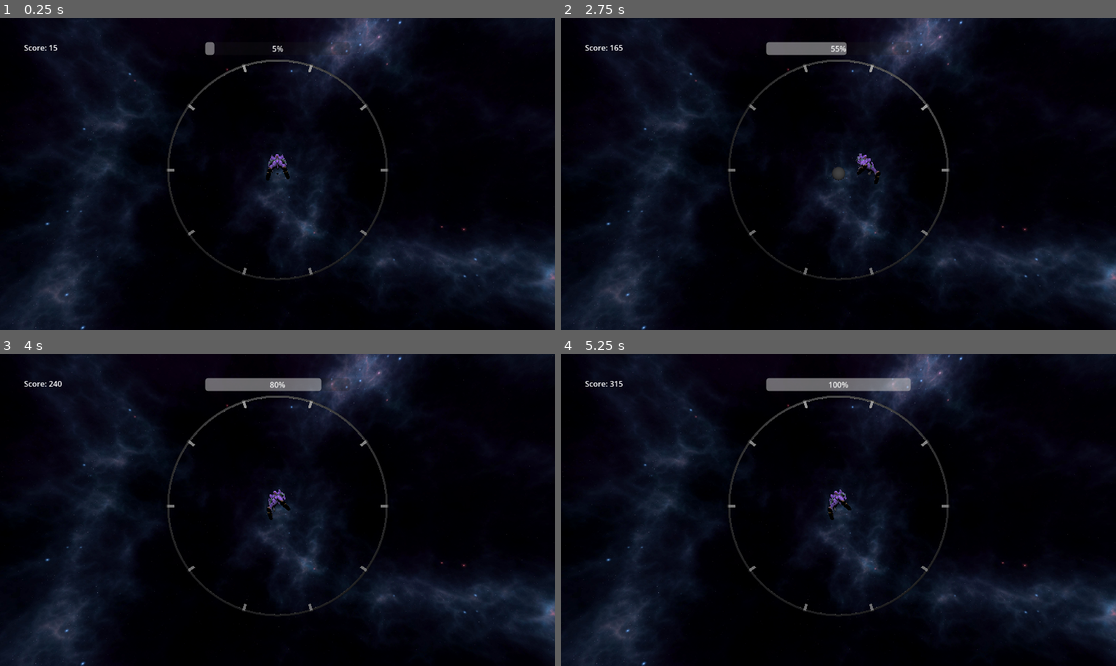
Above: before the commit, frames 1-4 (two rows, left to right).
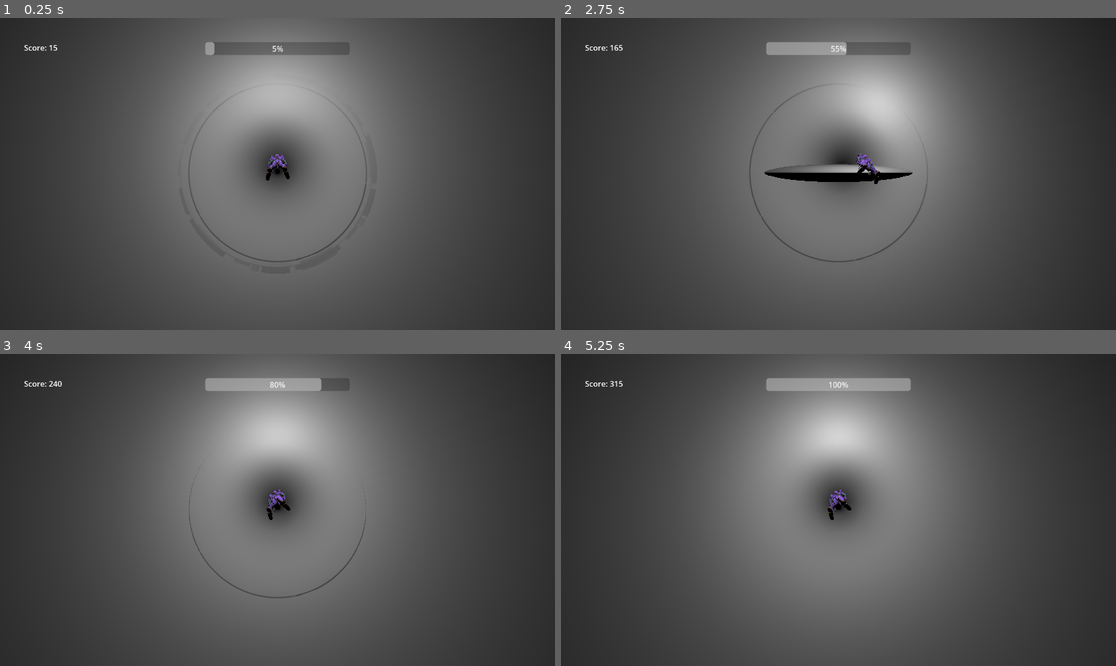
Above: after the commit, the same moments.

Repository: ryukinouu/Stellar-Requiem
Game: Godot game, scene res://Game/Scenes/Level.tscn
Two runs of this game, one before a commit and one after it. Both use one fixed random seed, a clock stepped at 60 frames per second and the inputs below.
Inputs:
- Up to frame 1 (0.25 s): no input
- Up to frame 2 (2.75 s): hold D (right) 0.53-1.28 s; hold A (left) 1.28-2.03 s; hold D (right) from 2.03 s (still down)
- Up to frame 3 (4 s): release D (right) at 3.53 s; hold A (left) from 3.53 s (still down)
- Up to frame 4 (5.25 s): keep holding A (left)

The runs differ from the first frame. In frame 1, 99% of the frame differs, in the area x 0-100%, y 0-100%; in frame 2, 98%; in frame 3, 99%; in frame 4, 99%.

Commit message:
updates

Diff:
--- /dev/null
+++ b/Assets/Materials/HoverNote.tres
@@ -0,0 +1,35 @@
+[gd_resource type="ShaderMaterial" load_steps=8 format=3 uid="uid://dxbredb5rqo4o"]
+
+[ext_resource type="Shader" path="res://Assets/Shaders/Star.gdshader" id="1_4sj2w"]
+
+[sub_resource type="FastNoiseLite" id="FastNoiseLite_v5mw6"]
+
+[sub_resource type="NoiseTexture2D" id="NoiseTexture2D_tqcm0"]
+in_3d_space = true
+noise = SubResource("FastNoiseLite_v5mw6")
+
+[sub_resource type="FastNoiseLite" id="FastNoiseLite_fy6ov"]
+
+[sub_resource type="NoiseTexture2D" id="NoiseTexture2D_v0urq"]
+seamless = true
+noise = SubResource("FastNoiseLite_fy6ov")
+
+[sub_resource type="FastNoiseLite" id="FastNoiseLite_i16r5"]
+seed = 3
+
+[sub_resource type="NoiseTexture2D" id="NoiseTexture2D_db3sb"]
+seamless = true
+noise = SubResource("FastNoiseLite_i16r5")
+
+[resource]
+render_priority = 0
+shader = ExtResource("1_4sj2w")
+shader_parameter/distortion_factor = 0.1
+shader_parameter/distortion_speed = 0.05
+shader_parameter/saturation = 0.5
+shader_parameter/pulse_rate = 4.0
+shader_parameter/pulse_intensity = 0.04
+shader_parameter/opacity = 0.01
+shader_parameter/albedo_tex = SubResource("NoiseTexture2D_tqcm0")
+shader_parameter/noise_tex_1 = SubResource("NoiseTexture2D_v0urq")
+shader_parameter/noise_tex_2 = SubResource("NoiseTexture2D_db3sb")
--- /dev/null
+++ b/Assets/Meshes/HoverNote.tres
@@ -0,0 +1,7 @@
+[gd_resource type="SphereMesh" load_steps=2 format=3 uid="uid://jyaeck3p4we6"]
+
+[ext_resource type="Material" uid="uid://dxbredb5rqo4o" path="res://Assets/Materials/HoverNote.tres" id="1_phaig"]
+
+[resource]
+material = ExtResource("1_phaig")
+radius = 10.0
--- /dev/null
+++ b/Assets/Shaders/Decal.gdshader
@@ -0,0 +1,11 @@
+shader_type spatial;
+render_mode blend_mix; // Use the appropriate blend mode for transparency
+
+uniform float transparency : hint_range(0.0, 1.0) = 0.05;
+uniform sampler2D albedo_texture;
+
+void fragment() {
+    vec4 texcolor = texture(albedo_texture, UV);
+    ALBEDO = texcolor.rgb;
+    ALPHA = texcolor.a * transparency; // Apply transparency
+}
--- a/Game/Scenes/HoverNote.tscn
+++ b/Game/Scenes/HoverNote.tscn
@@ -1,42 +1,12 @@
-[gd_scene load_steps=10 format=3 uid="uid://cjahidltf0whj"]
+[gd_scene load_steps=3 format=3 uid="uid://cjahidltf0whj"]
 
-[ext_resource type="Shader" path="res://Assets/Shaders/Star.gdshader" id="1_dns1t"]
-[ext_resource type="Texture2D" uid="uid://u5slbx6d68oe" path="res://Assets/Textures/Sun.jpg" id="2_e7oob"]
-
-[sub_resource type="FastNoiseLite" id="FastNoiseLite_fy6ov"]
-
-[sub_resource type="NoiseTexture2D" id="NoiseTexture2D_v0urq"]
-seamless = true
-noise = SubResource("FastNoiseLite_fy6ov")
-
-[sub_resource type="FastNoiseLite" id="FastNoiseLite_i16r5"]
-seed = 3
-
-[sub_resource type="NoiseTexture2D" id="NoiseTexture2D_db3sb"]
-seamless = true
-noise = SubResource("FastNoiseLite_i16r5")
-
-[sub_resource type="ShaderMaterial" id="ShaderMaterial_1w5gr"]
-render_priority = 0
-shader = ExtResource("1_dns1t")
-shader_parameter/distortion_factor = 0.1
-shader_parameter/distortion_speed = 0.05
-shader_parameter/saturation = 5.0
-shader_parameter/pulse_rate = 4.0
-shader_parameter/pulse_intensity = 0.04
-shader_parameter/opacity = 0.8
-shader_parameter/albedo_tex = ExtResource("2_e7oob")
-shader_parameter/noise_tex_1 = SubResource("NoiseTexture2D_v0urq")
-shader_parameter/noise_tex_2 = SubResource("NoiseTexture2D_db3sb")
-
-[sub_resource type="SphereMesh" id="SphereMesh_8vc2y"]
-material = SubResource("ShaderMaterial_1w5gr")
+[ext_resource type="SphereMesh" uid="uid://jyaeck3p4we6" path="res://Assets/Meshes/HoverNote.tres" id="1_lswj7"]
 
 [sub_resource type="BoxShape3D" id="BoxShape3D_osi20"]
 
 [node name="Note" type="MeshInstance3D"]
 transform = Transform3D(1.5, 0, 0, 0, 1.5, 0, 0, 0, 1.5, 0, 0, 0)
-mesh = SubResource("SphereMesh_8vc2y")
+mesh = ExtResource("1_lswj7")
 skeleton = NodePath("../../Circle")
 
 [node name="Area3D" type="Area3D" parent="."]
--- a/Game/Scenes/Level.tscn
+++ b/Game/Scenes/Level.tscn
@@ -1,14 +1,24 @@
-[gd_scene load_steps=15 format=3 uid="uid://o1qxbywubsux"]
-
-[ext_resource type="Texture2D" uid="uid://dqh654tvv5ikc" path="res://Assets/Skybox/1.jpg" id="1_uqeln"]
+[gd_scene load_steps=26 format=3 uid="uid://o1qxbywubsux"]
+
 [ext_resource type="Script" path="res://Game/Scripts/Level.gd" id="1_wqrga"]
 [ext_resource type="PackedScene" uid="uid://diw82ehqh1dy5" path="res://Game/Scenes/Character.tscn" id="2_30aq7"]
 [ext_resource type="AudioStream" uid="uid://csadd38qiwpky" path="res://Assets/Music/Tutorial.wav" id="2_luk3l"]
+[ext_resource type="Material" uid="uid://dxbredb5rqo4o" path="res://Assets/Materials/HoverNote.tres" id="2_uknqg"]
+[ext_resource type="Texture2D" uid="uid://b7q0p7rlyyfjv" path="res://Assets/Skybox/2.jpg" id="3_nl34o"]
 [ext_resource type="PackedScene" uid="uid://cjahidltf0whj" path="res://Game/Scenes/HoverNote.tscn" id="4_wmlvo"]
 [ext_resource type="PackedScene" uid="uid://3w1iq85v6hsa" path="res://Game/Scenes/UI.tscn" id="5_5lkjn"]
+[ext_resource type="Shader" path="res://Assets/Shaders/Decal.gdshader" id="5_neosn"]
+[ext_resource type="Texture2D" uid="uid://vrgh3ax3ec1q" path="res://Assets/Textures/Circle/Asset_6.png" id="6_pw4ar"]
+[ext_resource type="Texture2D" uid="uid://d0f1cb5qjjoky" path="res://Assets/Textures/Circle/Asset_22.png" id="7_py85o"]
+[ext_resource type="Texture2D" uid="uid://dsaci7adhg1j6" path="res://Assets/Textures/Circle/Asset_25.png" id="8_etpo5"]
+
+[sub_resource type="TorusMesh" id="TorusMesh_x1ybk"]
+material = ExtResource("2_uknqg")
+inner_radius = 20.921
+outer_radius = 0.01
 
 [sub_resource type="PanoramaSkyMaterial" id="PanoramaSkyMaterial_momxu"]
-panorama = ExtResource("1_uqeln")
+panorama = ExtResource("3_nl34o")
 
 [sub_resource type="Sky" id="Sky_mtgcp"]
 sky_material = SubResource("PanoramaSkyMaterial_momxu")
@@ -17,9 +27,36 @@
 background_mode = 2
 sky = SubResource("Sky_mtgcp")
 
-[sub_resource type="TorusMesh" id="TorusMesh_5yhs3"]
-inner_radius = 1.0
-outer_radius = 1.02
+[sub_resource type="ShaderMaterial" id="ShaderMaterial_wgsv1"]
+render_priority = 0
+shader = ExtResource("5_neosn")
+shader_parameter/transparency = 0.33
+shader_parameter/albedo_texture = ExtResource("6_pw4ar")
+
+[sub_resource type="QuadMesh" id="QuadMesh_6gm1j"]
+resource_local_to_scene = true
+material = SubResource("ShaderMaterial_wgsv1")
+size = Vector2(8, 8)
+
+[sub_resource type="ShaderMaterial" id="ShaderMaterial_5ylmu"]
+render_priority = 0
+shader = ExtResource("5_neosn")
+shader_parameter/transparency = 1.0
+shader_parameter/albedo_texture = ExtResource("7_py85o")
+
+[sub_resource type="QuadMesh" id="QuadMesh_yrfy6"]
+material = SubResource("ShaderMaterial_5ylmu")
+size = Vector2(6.5, 6.5)
+
+[sub_resource type="ShaderMaterial" id="ShaderMaterial_bc8j1"]
+render_priority = 0
+shader = ExtResource("5_neosn")
+shader_parameter/transparency = 0.05
+shader_parameter/albedo_texture = ExtResource("8_etpo5")
+
+[sub_resource type="QuadMesh" id="QuadMesh_4g5et"]
+material = SubResource("ShaderMaterial_bc8j1")
+size = Vector2(7, 7)
 
 [sub_resource type="Animation" id="Animation_gpalc"]
 length = 0.001
@@ -34,6 +71,30 @@
 "transitions": PackedFloat32Array(1),
 "update": 0,
 "values": [Vector3(0, 0.1, 0.1)]
+}
+tracks/1/type = "value"
+tracks/1/imported = false
+tracks/1/enabled = true
+tracks/1/path = NodePath("Effects:position")
+tracks/1/interp = 1
+tracks/1/loop_wrap = true
+tracks/1/keys = {
+"times": PackedFloat32Array(0),
+"transitions": PackedFloat32Array(1),
+"update": 0,
+"values": [Vector3(0, 0, 20)]
+}
+tracks/2/type = "value"
+tracks/2/imported = false
+tracks/2/enabled = true
+tracks/2/path = NodePath("WorldEnvironment:environment:sky_custom_fov")
+tracks/2/interp = 1
+tracks/2/loop_wrap = true
+tracks/2/keys = {
+"times": PackedFloat32Array(0),
+"transitions": PackedFloat32Array(1),
+"update": 0,
+"values": [0.0]
 }
 
 [sub_resource type="Animation" id="Animation_oixxc"]
@@ -90,6 +151,30 @@
 "times": PackedFloat32Array(0)
 }
 tracks/3/use_blend = true
+tracks/4/type = "value"
+tracks/4/imported = false
+tracks/4/enabled = true
+tracks/4/path = NodePath("Effects:position")
+tracks/4/interp = 1
+tracks/4/loop_wrap = true
+tracks/4/keys = {
+"times": PackedFloat32Array(0, 117),
+"transitions": PackedFloat32Array(1, 1),
+"update": 0,
+"values": [Vector3(0, 0, 20), Vector3(0, 0, 11680)]
+}
+tracks/5/type = "value"
+tracks/5/imported = false
+tracks/5/enabled = true
+tracks/5/path = NodePath("WorldEnvironment:environment:sky_custom_fov")
+tracks/5/interp = 1
+tracks/5/loop_wrap = true
+tracks/5/keys = {
+"times": PackedFloat32Array(0, 117),
+"transitions": PackedFloat32Array(1, 1),
+"update": 0,
+"values": [120.0, 90.0]
+}
 
 [sub_resource type="AnimationLibrary" id="AnimationLibrary_vr5ta"]
 _data = {
@@ -103,24 +188,39 @@
 [node name="Level" type="Node3D"]
 script = ExtResource("1_wqrga")
 
+[node name="Effects" type="Node3D" parent="."]
+transform = Transform3D(3, 0, 0, 0, -1.31134e-07, -3, 0, 3, -1.31134e-07, 0, 0, 20)
+
+[node name="Hyperspace" type="MeshInstance3D" parent="Effects"]
+mesh = SubResource("TorusMesh_x1ybk")
+skeleton = NodePath("../../Circle")
+
 [node name="WorldEnvironment" type="WorldEnvironment" parent="."]
 environment = SubResource("Environment_up65r")
 
 [node name="Camera3D" type="Camera3D" parent="."]
-transform = Transform3D(-1, 0, 8.74228e-08, 0, 1, 0, -8.74228e-08, 0, -1, 0, 0, -5.00854)
+transform = Transform3D(-1, 0, 8.74228e-08, 0, 1, 0, -8.74228e-08, 0, -1, 0, 0, -15)
 current = true
 
 [node name="Music" type="AudioStreamPlayer" parent="Camera3D"]
+volume_db = -20.0
 
 [node name="Character" parent="." instance=ExtResource("2_30aq7")]
 
 [node name="Circle" type="Node3D" parent="."]
 transform = Transform3D(2, 0, 0, 0, 2, 0, 0, 0, 2, 0, 0.1, 0.1)
 
-[node name="Ring" type="MeshInstance3D" parent="Circle"]
-transform = Transform3D(4, 0, 0, 0, -4.37114e-09, -4, 0, 0.1, -1.74846e-07, 0, 0.1, 0)
-mesh = SubResource("TorusMesh_5yhs3")
-skeleton = NodePath("../..")
+[node name="MeshInstance3D" type="MeshInstance3D" parent="Circle"]
+transform = Transform3D(-1, 0, -8.74228e-08, 0, 1, 0, 8.74228e-08, 0, -1, 0, 0, 0)
+mesh = SubResource("QuadMesh_6gm1j")
+
+[node name="MeshInstance3D2" type="MeshInstance3D" parent="Circle"]
+transform = Transform3D(-0.939693, 0.34202, 8.74228e-08, 0.34202, 0.939693, 0, -8.21505e-08, 2.99003e-08, -1, 0, 0, -0.1)
+mesh = SubResource("QuadMesh_yrfy6")
+
+[node name="MeshInstance3D3" type="MeshInstance3D" parent="Circle"]
+transform = Transform3D(-0.939693, 0.34202, 8.74228e-08, 0.34202, 0.939693, 0, -8.21505e-08, 2.99003e-08, -1, 0, 0, -0.05)
+mesh = SubResource("QuadMesh_4g5et")
 
 [node name="Beat Map" type="Node3D" parent="."]
 transform = Transform3D(1, 0, 0, 0, 1, 0, 0, 0, 1, 0, 0.1, 0)
--- a/Game/Scripts/Level.gd
+++ b/Game/Scripts/Level.gd
@@ -2,7 +2,6 @@
 
 @onready var anim_tree = $AnimationTree
 @onready var circle = $Circle
-@onready var ring = $Circle/Ring as MeshInstance3D
 
 var number_of_tabs = 10
 
@@ -16,7 +15,6 @@
 		var angle = i * angle_step
 		var tab_scene = load("res://Game/Scenes/Tab.tscn")
 		var tab_instance = tab_scene.instantiate()
-		var torus_mesh = ring.mesh as TorusMesh
 		var x = 4 * cos(angle)
 		var z = 4 * sin(angle)
 		tab_instance.position = circle.position + Vector3(x, z, 0)
Binary file added: Assets/Skybox/2.jpg
Not shown, added: Assets/Skybox/2.jpg.import
Binary file added: Assets/Textures/Circle/Asset_10.png
Not shown, added: Assets/Textures/Circle/Asset_10.png.import
Binary file added: Assets/Textures/Circle/Asset_11.png
Not shown, added: Assets/Textures/Circle/Asset_11.png.import
Binary file added: Assets/Textures/Circle/Asset_22.png
Not shown, added: Assets/Textures/Circle/Asset_22.png.import
Binary file added: Assets/Textures/Circle/Asset_23.png
Not shown, added: Assets/Textures/Circle/Asset_23.png.import
Binary file added: Assets/Textures/Circle/Asset_24.png
Not shown, added: Assets/Textures/Circle/Asset_24.png.import
(and 10 more such lines)
